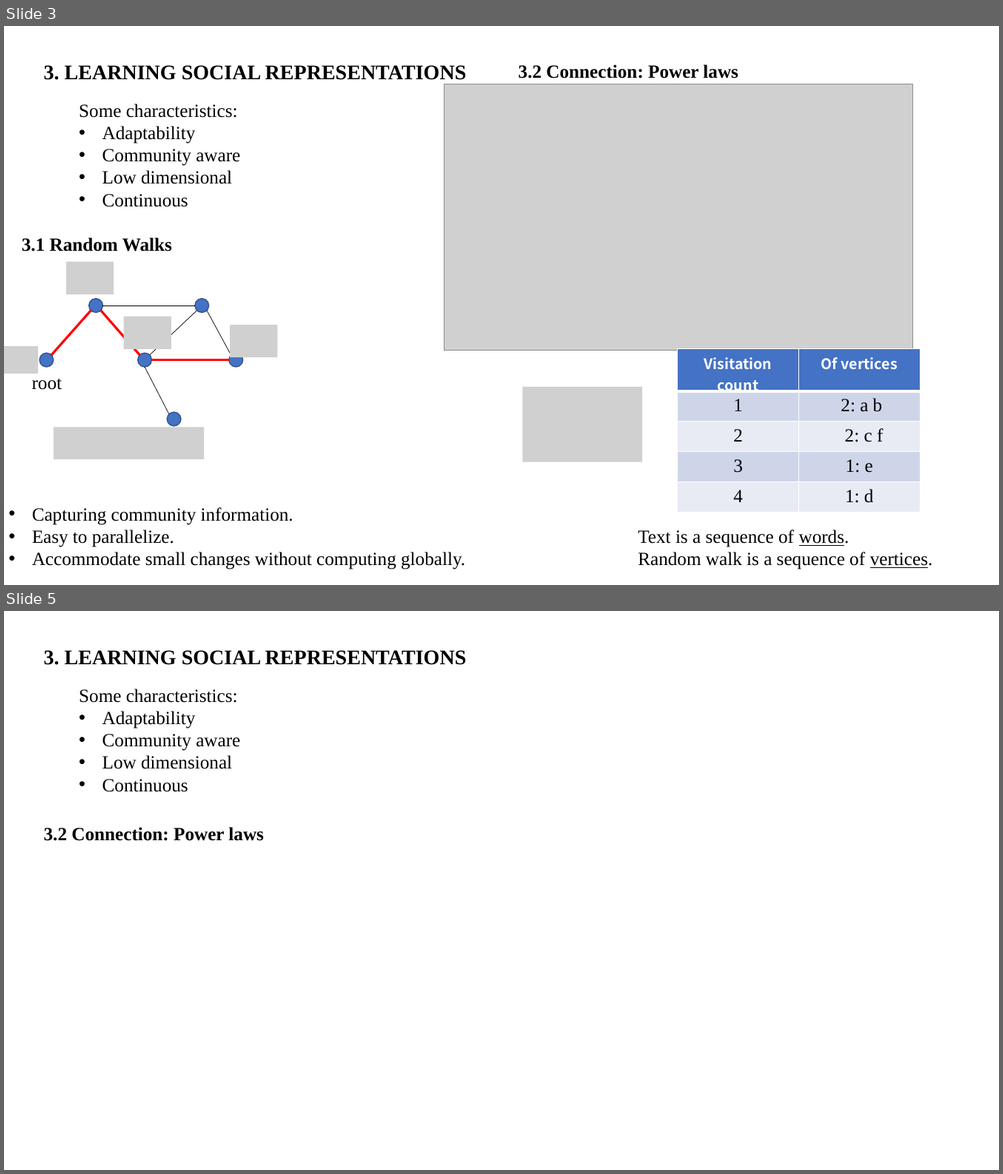
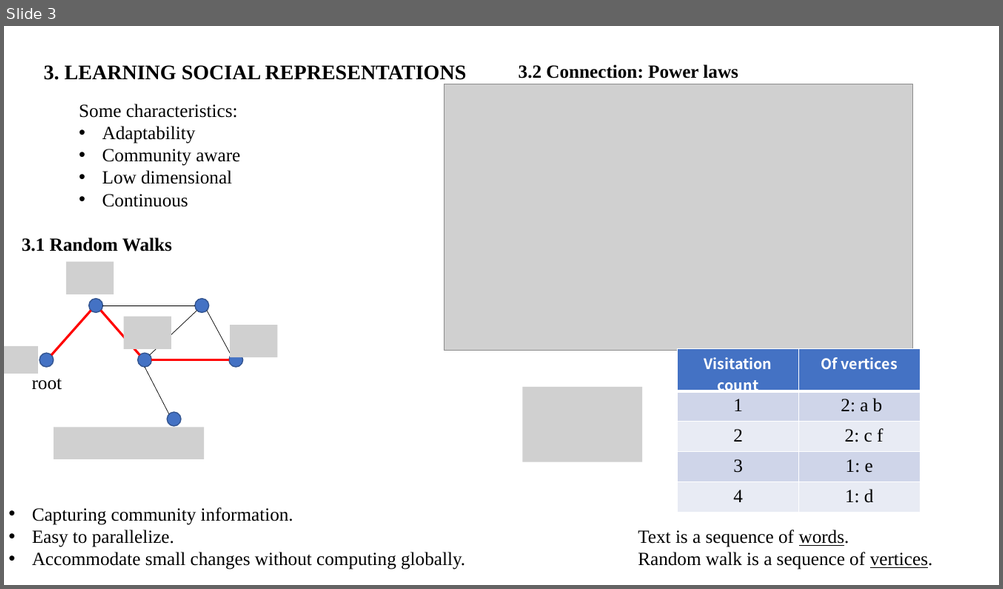
Before and after one commit to Tigerrr07/GNN-tiger, a slide deck: 1_deepwalk/deepwalk.pptx. Shown one above the other, each under a label of ours: slides 3 and 5 before the commit, slide 3 after it; the slides between them are not shown. The pictures are 1003x1174 and 1003x589 pixels, drawn with LibreOffice and Linux fonts; fonts in the diff are those of the drawing; grey boxes stand for pictures. Boxes give left, top, right and bottom in pixels: in the first picture for what was removed or moved away, otherwise in the second. Text is boxed around its words. In the diff, an @@ line names an element or a change of style, - is before the commit and + after.

```diff
--- a/1_deepwalk/deepwalk.pptx
+++ b/1_deepwalk/deepwalk.pptx
@@ slide 5 removed at [4, 611, 999, 1170], background #FFFFFF @@
@@ text removed at [44, 650, 466, 665] @@
-3. LEARNING SOCIAL REPRESENTATIONS
@@ text removed at [79, 689, 240, 792] @@
-Some characteristics:
-• Adaptability
-• Community aware
-• Low dimensional
-• Continuous
@@ text removed at [44, 827, 264, 841] @@
-3.2 Connection: Power laws
```
Also in this commit, not shown: 1 slide changed, 1 slide added, 1 other file.
